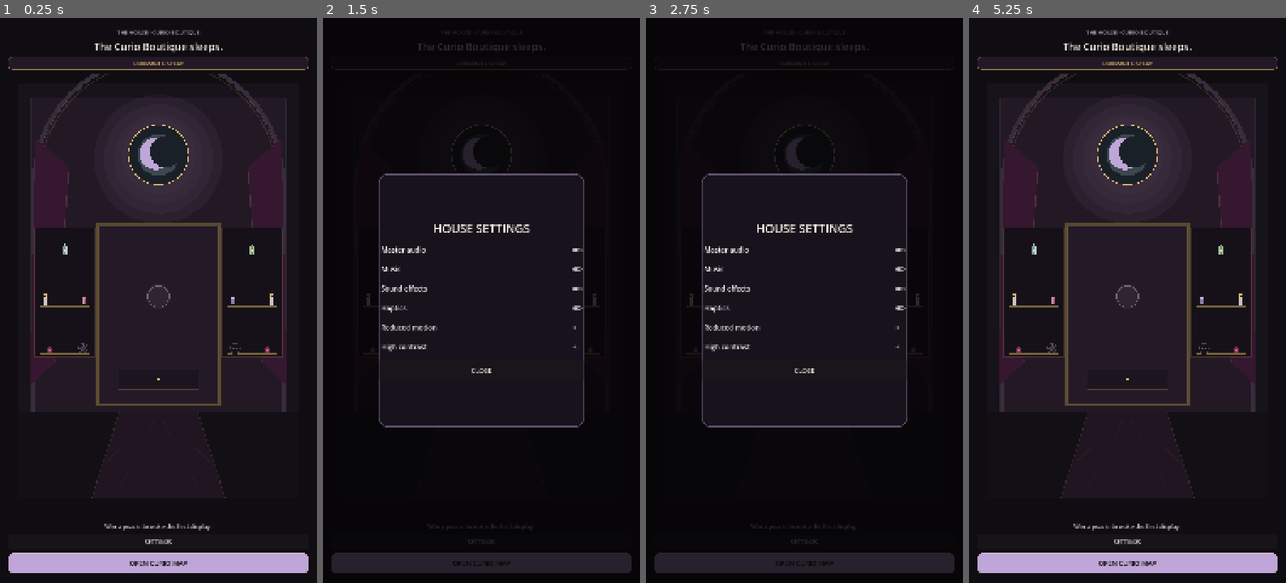
Above: before the commit, frames 1-4 (left to right).
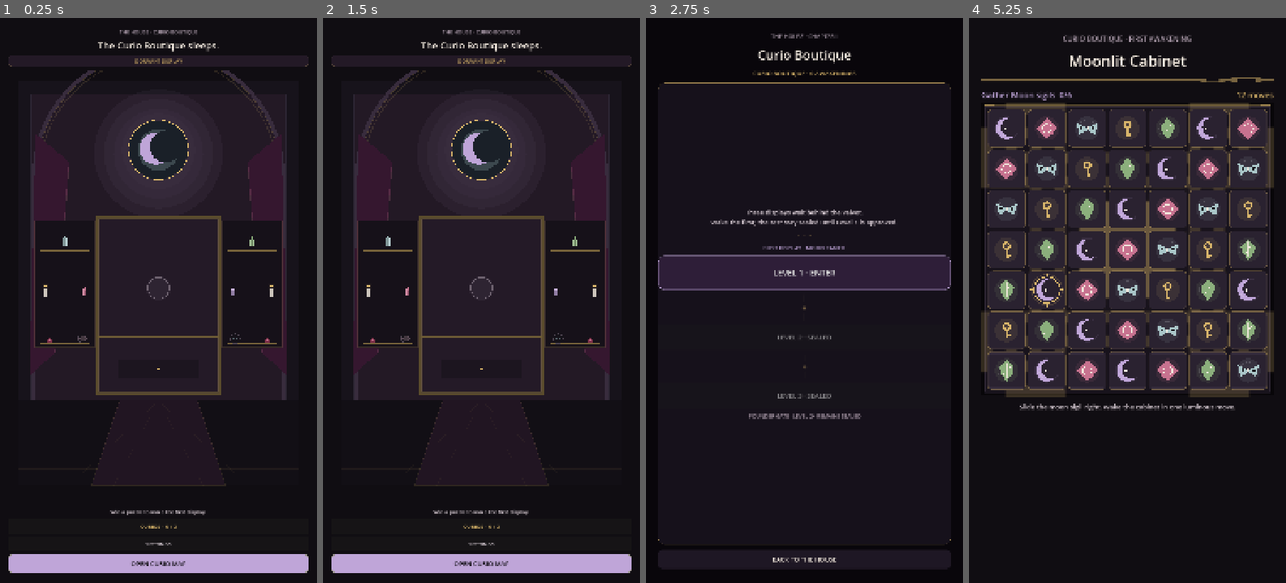
Above: after the commit, the same moments.

Repository: Jay-prodesign/akilta-match3
Game: Godot game, scene res://src/app/app_bootstrap.tscn
The game is run twice, just before and just after one commit, with the same random seed, the same clock (stepped at 60 frames per second) and the same inputs.
Inputs (mouse positions are in pixels of both pictures, inside the frame that each line leads up to):
- Up to frame 1 (0.25 s): no input
- Up to frame 2 (1.5 s): click "SETTINGS" (after the commit: "CURIOS · 0 / 3") at 0.5 s; click (481, 560) at 1.25 s, where only the run after the commit has a clickable "BACK TO THE HOUSE"
- Up to frame 3 (2.75 s): click "OPEN CURIO MAP" at 2 s
- Up to frame 4 (5.25 s): click (1127, 272) at 2.75 s, where only the run after the commit has a clickable "LEVEL 1 · ENTER"; click (1127, 419) at 3.5 s, where only the run after the commit has a clickable "BACK TO MAP"; click (1127, 272) at 4.25 s, where only the run after the commit has a clickable "LEVEL 1 · ENTER"; click (1127, 362) at 5 s, where only the run after the commit has a clickable "ENTER THE CABINET"

The runs differ from the first frame. In frame 1, 5.7% of the frame differs, in the area x 2-98%, y 2-97%; in frame 2, 26%, in the area x 2-98%, y 2-99%; in frame 3, 10%; in frame 4, 22%.

Commit message:
feat: make Curio reward inspectable from House

Diff:
--- a/src/app/app_bootstrap.gd
+++ b/src/app/app_bootstrap.gd
@@ -7,6 +7,7 @@
 const UserSettingsScript = preload("res://src/settings/user_settings.gd")
 const GameplayScene = preload("res://src/ui/gameplay/gameplay_screen.tscn")
 const HouseScene = preload("res://src/ui/home/house_home.tscn")
+const CollectionScene = preload("res://src/ui/collection/curio_collection.tscn")
 const MapScene = preload("res://src/ui/map/chapter_map.tscn")
 const PrestartScene = preload("res://src/ui/prestart/level_prestart.tscn")
 const SettingsScene = preload("res://src/ui/settings/settings_panel.tscn")
@@ -33,6 +34,7 @@
 	user_settings = UserSettingsScript.new()
 	var settings_path := settings_path_override if settings_path_override != "" else UserSettingsScript.DEFAULT_PATH
 	user_settings.load_settings(settings_path)
+	user_settings.presentation_changed.connect(_on_presentation_settings_changed)
 	navigation.go(NavigationScript.Route.HOUSE, {"reason": "boot"})
 	_render_house()
 
@@ -47,6 +49,15 @@
 		if not navigation.go(NavigationScript.Route.HOUSE, {"reason": "return"}):
 			return false
 	_render_house()
+	return true
+
+func show_collection() -> bool:
+	if not navigation.go(NavigationScript.Route.COLLECTION):
+		return false
+	var screen: Node = CollectionScene.instantiate()
+	_show_screen(screen)
+	screen.set_progress(progress)
+	screen.back_requested.connect(_on_collection_back)
 	return true
 
 func show_map() -> bool:
@@ -124,8 +135,13 @@
 	_show_screen(screen)
 	screen.set_available_level_count(1)
 	screen.set_progress(progress)
+	screen.collection_requested.connect(show_collection)
 	screen.map_requested.connect(show_map)
 	screen.settings_requested.connect(show_settings)
+
+func _on_collection_back() -> void:
+	if navigation.go(NavigationScript.Route.HOUSE, {"via": "collection_back"}):
+		_render_house()
 
 func _on_map_back() -> void:
 	if navigation.go(NavigationScript.Route.HOUSE, {"via": "map_back"}):
@@ -147,6 +163,10 @@
 	var transaction_id := "win:%s:%d" % [level_id, progress.processed_transactions.size() + 1]
 	complete_level_win(transaction_id, level_id, curio_id, house_stage_reward)
 
+func _on_presentation_settings_changed(state: Dictionary) -> void:
+	if _current_screen != null and is_instance_valid(_current_screen) and _current_screen.has_method("apply_presentation_settings"):
+		_current_screen.apply_presentation_settings(state)
+
 func _level_path(level_number: int) -> String:
 	return "res://content/levels/ch01/level_%03d.json" % level_number
 
--- a/src/app/navigation_controller.gd
+++ b/src/app/navigation_controller.gd
@@ -8,11 +8,12 @@
 signal route_changed(from_route: int, to_route: int, payload: Dictionary)
 signal settings_changed(open: bool)
 
-enum Route { BOOT, HOUSE, MAP, PRESTART, GAMEPLAY }
+enum Route { BOOT, HOUSE, COLLECTION, MAP, PRESTART, GAMEPLAY }
 
 const _EDGES := {
 	Route.BOOT: [Route.HOUSE],
-	Route.HOUSE: [Route.MAP],
+	Route.HOUSE: [Route.COLLECTION, Route.MAP],
+	Route.COLLECTION: [Route.HOUSE],
 	Route.MAP: [Route.HOUSE, Route.PRESTART],
 	Route.PRESTART: [Route.MAP, Route.GAMEPLAY],
 	Route.GAMEPLAY: [Route.HOUSE],
@@ -82,6 +83,8 @@
 		close_settings()
 		return "close_settings"
 	match _route:
+		Route.COLLECTION:
+			return "house" if go(Route.HOUSE, {"via": "back"}) else "none"
 		Route.MAP:
 			return "house" if go(Route.HOUSE, {"via": "back"}) else "none"
 		Route.PRESTART:
--- /dev/null
+++ b/src/ui/collection/curio_collection.gd
@@ -0,0 +1,30 @@
+class_name Match3CurioCollection
+extends Control
+
+signal back_requested
+
+@onready var count_label: Label = $Layout/Count
+@onready var moon_card: PanelContainer = $Layout/Cards/MoonCard
+@onready var moon_state: Label = $Layout/Cards/MoonCard/Content/State
+@onready var moon_detail: Label = $Layout/Cards/MoonCard/Content/Detail
+@onready var back_button: Button = $Layout/Back
+
+var progress
+
+func _ready() -> void:
+	back_button.pressed.connect(func(): back_requested.emit())
+	_refresh()
+
+func set_progress(value) -> void:
+	progress = value
+	_refresh()
+
+func _refresh() -> void:
+	if not is_node_ready():
+		return
+	var curios: Array = progress.curios if progress != null else []
+	count_label.text = "%d OF 3 DISPLAY RELICS AWAKENED" % curios.size()
+	var has_moon := curios.has("moon_cameo")
+	moon_state.text = "AWAKENED" if has_moon else "DORMANT"
+	moon_detail.text = "Moonlight remembers your first victory." if has_moon else "Win Level 1 to wake the first relic."
+	moon_card.modulate = Color.WHITE if has_moon else Color(0.58, 0.54, 0.62, 0.72)
--- /dev/null
+++ b/src/ui/collection/curio_collection.tscn
@@ -0,0 +1,154 @@
+[gd_scene load_steps=4 format=3]
+
+[ext_resource type="Script" path="res://src/ui/collection/curio_collection.gd" id="1_collection"]
+
+[sub_resource type="StyleBoxFlat" id="Card"]
+bg_color = Color(0.09, 0.07, 0.11, 0.98)
+border_width_left = 2
+border_width_top = 2
+border_width_right = 2
+border_width_bottom = 2
+border_color = Color(0.851, 0.71, 0.416, 0.42)
+corner_radius_top_left = 26
+corner_radius_top_right = 26
+corner_radius_bottom_right = 26
+corner_radius_bottom_left = 26
+
+[sub_resource type="StyleBoxFlat" id="Sealed"]
+bg_color = Color(0.075, 0.058, 0.09, 0.96)
+border_width_left = 1
+border_width_top = 1
+border_width_right = 1
+border_width_bottom = 1
+border_color = Color(0.749, 0.647, 0.847, 0.22)
+corner_radius_top_left = 20
+corner_radius_top_right = 20
+corner_radius_bottom_right = 20
+corner_radius_bottom_left = 20
+
+[node name="CurioCollection" type="Control"]
+layout_mode = 3
+anchors_preset = 15
+anchor_right = 1.0
+anchor_bottom = 1.0
+grow_horizontal = 2
+grow_vertical = 2
+script = ExtResource("1_collection")
+
+[node name="Backdrop" type="ColorRect" parent="."]
+layout_mode = 1
+anchors_preset = 15
+anchor_right = 1.0
+anchor_bottom = 1.0
+grow_horizontal = 2
+grow_vertical = 2
+color = Color(0.035, 0.025, 0.045, 1)
+
+[node name="Layout" type="VBoxContainer" parent="."]
+layout_mode = 1
+anchors_preset = 15
+anchor_right = 1.0
+anchor_bottom = 1.0
+offset_left = 38.0
+offset_top = 50.0
+offset_right = -38.0
+offset_bottom = -48.0
+theme_override_constants/separation = 18
+
+[node name="Eyebrow" type="Label" parent="Layout"]
+layout_mode = 2
+theme_override_colors/font_color = Color(0.663, 0.6, 0.659, 1)
+theme_override_font_sizes/font_size = 19
+text = "THE HOUSE · RELIQUARY"
+horizontal_alignment = 1
+
+[node name="Title" type="Label" parent="Layout"]
+layout_mode = 2
+theme_override_colors/font_color = Color(0.945, 0.91, 0.866, 1)
+theme_override_font_sizes/font_size = 42
+text = "Curio Collection"
+horizontal_alignment = 1
+
+[node name="Count" type="Label" parent="Layout"]
+layout_mode = 2
+theme_override_colors/font_color = Color(0.851, 0.71, 0.416, 1)
+theme_override_font_sizes/font_size = 19
+text = "0 OF 3 DISPLAY RELICS AWAKENED"
+horizontal_alignment = 1
+
+[node name="Cards" type="VBoxContainer" parent="Layout"]
+layout_mode = 2
+size_flags_vertical = 3
+theme_override_constants/separation = 16
+alignment = 1
+
+[node name="MoonCard" type="PanelContainer" parent="Layout/Cards"]
+custom_minimum_size = Vector2(0, 320)
+layout_mode = 2
+theme_override_styles/panel = SubResource("Card")
+
+[node name="Content" type="VBoxContainer" parent="Layout/Cards/MoonCard"]
+layout_mode = 2
+theme_override_constants/separation = 14
+alignment = 1
+
+[node name="Sigil" type="Label" parent="Layout/Cards/MoonCard/Content"]
+layout_mode = 2
+theme_override_colors/font_color = Color(0.749, 0.647, 0.847, 1)
+theme_override_font_sizes/font_size = 96
+text = "☾"
+horizontal_alignment = 1
+
+[node name="Name" type="Label" parent="Layout/Cards/MoonCard/Content"]
+layout_mode = 2
+theme_override_colors/font_color = Color(0.945, 0.91, 0.866, 1)
+theme_override_font_sizes/font_size = 30
+text = "MOON CAMEO"
+horizontal_alignment = 1
+
+[node name="State" type="Label" parent="Layout/Cards/MoonCard/Content"]
+layout_mode = 2
+theme_override_colors/font_color = Color(0.851, 0.71, 0.416, 1)
+theme_override_font_sizes/font_size = 18
+text = "DORMANT"
+horizontal_alignment = 1
+
+[node name="Detail" type="Label" parent="Layout/Cards/MoonCard/Content"]
+layout_mode = 2
+theme_override_colors/font_color = Color(0.851, 0.804, 0.835, 1)
+theme_override_font_sizes/font_size = 19
+text = "Win Level 1 to wake the first relic."
+horizontal_alignment = 1
+autowrap_mode = 2
+
+[node name="Slot2" type="PanelContainer" parent="Layout/Cards"]
+custom_minimum_size = Vector2(0, 98)
+layout_mode = 2
+theme_override_styles/panel = SubResource("Sealed")
+
+[node name="Label" type="Label" parent="Layout/Cards/Slot2"]
+layout_mode = 2
+theme_override_colors/font_color = Color(0.663, 0.6, 0.659, 1)
+theme_override_font_sizes/font_size = 20
+text = "SEALED RELIC · 02"
+horizontal_alignment = 1
+vertical_alignment = 1
+
+[node name="Slot3" type="PanelContainer" parent="Layout/Cards"]
+custom_minimum_size = Vector2(0, 98)
+layout_mode = 2
+theme_override_styles/panel = SubResource("Sealed")
+
+[node name="Label" type="Label" parent="Layout/Cards/Slot3"]
+layout_mode = 2
+theme_override_colors/font_color = Color(0.663, 0.6, 0.659, 1)
+theme_override_font_sizes/font_size = 20
+text = "SEALED RELIC · 03"
+horizontal_alignment = 1
+vertical_alignment = 1
+
+[node name="Back" type="Button" parent="Layout"]
+custom_minimum_size = Vector2(0, 64)
+layout_mode = 2
+theme_override_font_sizes/font_size = 22
+text = "BACK TO THE HOUSE"
--- a/src/ui/home/house_home.gd
+++ b/src/ui/home/house_home.gd
@@ -2,6 +2,7 @@
 extends Control
 
 signal play_requested(level_number: int)
+signal collection_requested
 signal map_requested
 signal settings_requested
 
@@ -11,6 +12,7 @@
 @onready var headline: Label = $Layout/Headline
 @onready var detail: Label = $Layout/Detail
 @onready var curio_label: Label = $Layout/CurioChip/Label
+@onready var collection_button: Button = $Layout/CollectionButton
 @onready var settings_button: Button = $Layout/SettingsButton
 @onready var play_button: Button = $Layout/PlayButton
 
@@ -19,6 +21,7 @@
 
 func _ready() -> void:
 	play_button.pressed.connect(_on_play_pressed)
+	collection_button.pressed.connect(func(): collection_requested.emit())
 	settings_button.pressed.connect(func(): settings_requested.emit())
 
 func set_available_level_count(value: int) -> void:
@@ -49,6 +52,7 @@
 		curio_label.text = "CURIO 01 · MOON CAMEO AWAKENED"
 	else:
 		curio_label.text = "DORMANT DISPLAY"
+	collection_button.text = "CURIOS · %d / 3" % owned_curios.size()
 	play_button.disabled = available_level_count < 1
 	play_button.text = "OPEN CURIO MAP" if available_level_count >= 1 else "THE MAP IS SEALED"
 
--- a/src/ui/home/house_home.tscn
+++ b/src/ui/home/house_home.tscn
@@ -75,38 +75,38 @@
 offset_bottom = -34.0
 grow_horizontal = 2
 grow_vertical = 2
-theme_override_constants/separation = 12
+theme_override_constants/separation = 10
 
 [node name="Eyebrow" type="Label" parent="Layout"]
 layout_mode = 2
 theme_override_colors/font_color = Color(0.663, 0.6, 0.659, 1)
-theme_override_font_sizes/font_size = 19
+theme_override_font_sizes/font_size = 18
 text = "THE HOUSE · CURIO BOUTIQUE"
 horizontal_alignment = 1
 
 [node name="Headline" type="Label" parent="Layout"]
 layout_mode = 2
 theme_override_colors/font_color = Color(0.945, 0.91, 0.866, 1)
-theme_override_font_sizes/font_size = 34
+theme_override_font_sizes/font_size = 32
 text = "The Curio Boutique sleeps."
 horizontal_alignment = 1
 autowrap_mode = 2
 
 [node name="CurioChip" type="PanelContainer" parent="Layout"]
-custom_minimum_size = Vector2(0, 44)
+custom_minimum_size = Vector2(0, 42)
 layout_mode = 2
 theme_override_styles/panel = SubResource("CurioChip")
 
 [node name="Label" type="Label" parent="Layout/CurioChip"]
 layout_mode = 2
 theme_override_colors/font_color = Color(0.851, 0.71, 0.416, 1)
-theme_override_font_sizes/font_size = 18
+theme_override_font_sizes/font_size = 17
 text = "DORMANT DISPLAY"
 horizontal_alignment = 1
 vertical_alignment = 1
 
 [node name="RoomView" type="Control" parent="Layout"]
-custom_minimum_size = Vector2(0, 650)
+custom_minimum_size = Vector2(0, 590)
 layout_mode = 2
 size_flags_vertical = 3
 clip_contents = true
@@ -115,25 +115,32 @@
 [node name="Detail" type="Label" parent="Layout"]
 layout_mode = 2
 theme_override_colors/font_color = Color(0.851, 0.804, 0.835, 1)
-theme_override_font_sizes/font_size = 20
+theme_override_font_sizes/font_size = 18
 text = "Win a puzzle to wake the first display."
 horizontal_alignment = 1
 autowrap_mode = 2
 
+[node name="CollectionButton" type="Button" parent="Layout"]
+custom_minimum_size = Vector2(0, 50)
+layout_mode = 2
+theme_override_colors/font_color = Color(0.851, 0.71, 0.416, 1)
+theme_override_font_sizes/font_size = 19
+text = "CURIOS · 0 / 3"
+
 [node name="SettingsButton" type="Button" parent="Layout"]
-custom_minimum_size = Vector2(0, 52)
+custom_minimum_size = Vector2(0, 50)
 layout_mode = 2
 theme_override_colors/font_color = Color(0.851, 0.804, 0.835, 1)
-theme_override_font_sizes/font_size = 20
+theme_override_font_sizes/font_size = 19
 text = "SETTINGS"
 
 [node name="PlayButton" type="Button" parent="Layout"]
-custom_minimum_size = Vector2(0, 68)
+custom_minimum_size = Vector2(0, 64)
 layout_mode = 2
 theme_override_colors/font_color = Color(0.0627, 0.051, 0.0706, 1)
 theme_override_colors/font_hover_color = Color(0.0627, 0.051, 0.0706, 1)
 theme_override_colors/font_pressed_color = Color(0.0627, 0.051, 0.0706, 1)
-theme_override_font_sizes/font_size = 23
+theme_override_font_sizes/font_size = 22
 theme_override_styles/normal = SubResource("ButtonNormal")
 theme_override_styles/hover = SubResource("ButtonHover")
 theme_override_styles/pressed = SubResource("ButtonPressed")
